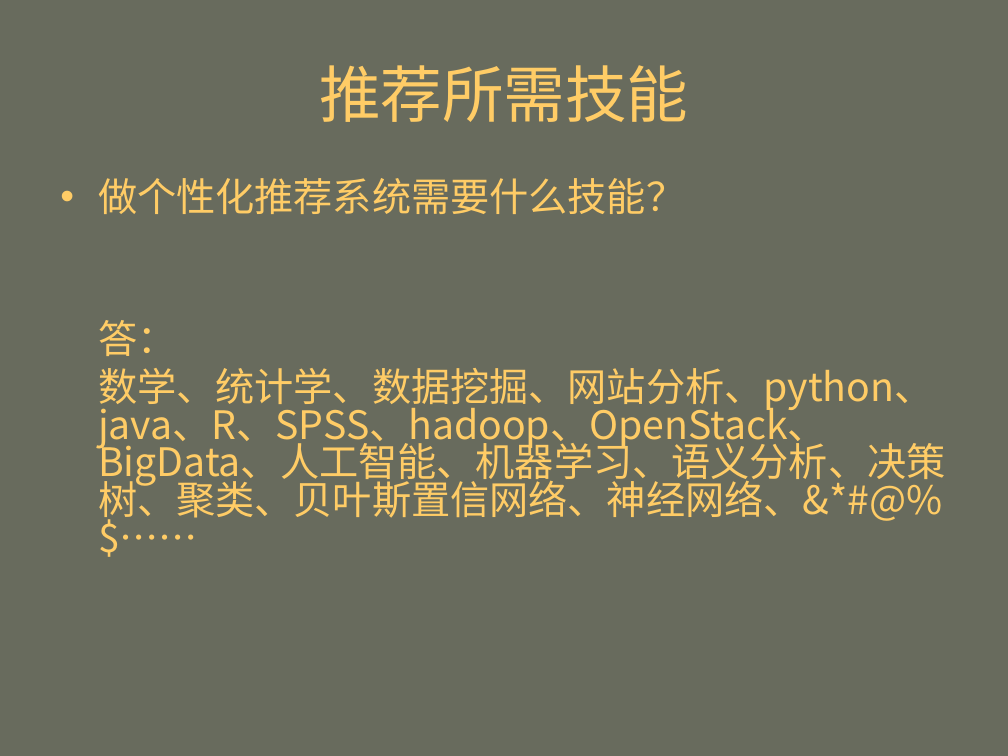
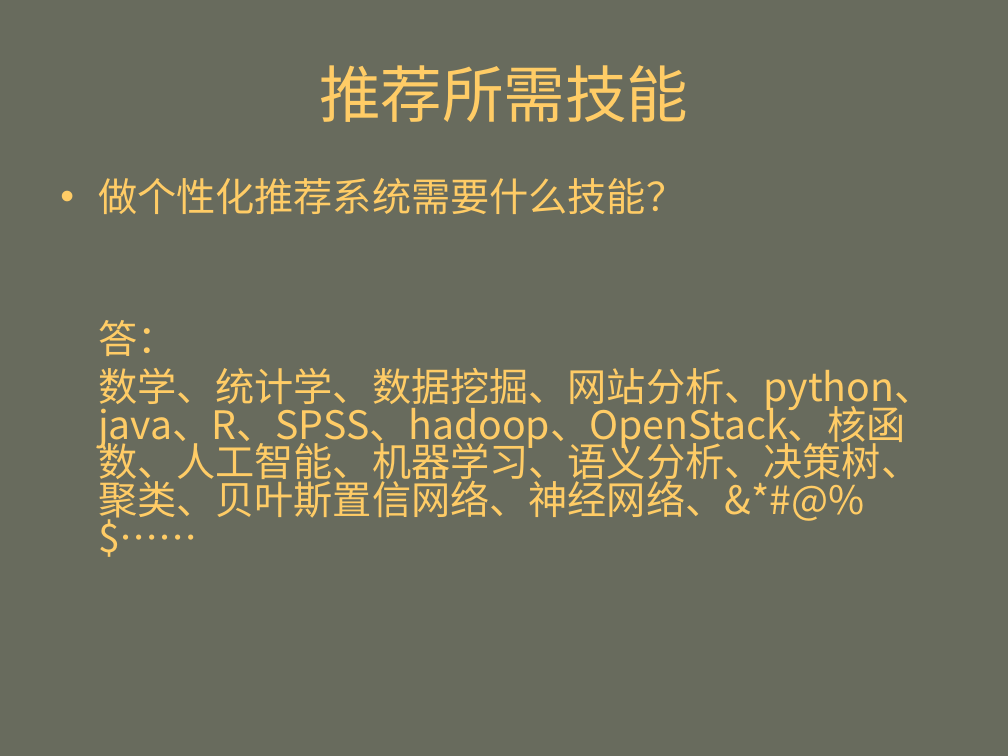
Before and after one commit to mahengyang/code, a slide deck: slide 8 of puffin/个性化推荐.ppt. Drawn at 1008x756 pixels with LibreOffice and Linux fonts; fonts in the diff are those of the drawing. Boxes give left, top, right and bottom in pixels: in the first picture for what was removed or moved away, otherwise in the second. Text is boxed around its words. In the diff, an @@ line names an element or a change of style, - is before the commit and + after.

```diff
--- a/puffin/个性化推荐.ppt
+++ b/puffin/个性化推荐.ppt
@@ text at (x1=98, y1=368, x2=933, y2=525): text changed @@
-• 数学、统计学、数据挖掘、网站分析、python、java、R、SPSS、hadoop、OpenStack、BigData、人工智能、机器学习、语义分析、决策树、聚类、贝叶斯置信网络、神经网络、&*#@%$……
+• 数学、统计学、数据挖掘、网站分析、python、java、R、SPSS、hadoop、OpenStack、核函数、人工智能、机器学习、语义分析、决策树、聚类、贝叶斯置信网络、神经网络、&*#@%$……
```
Also in this commit, not shown: 7 other slides changed, 3 slides added, 3 slides removed, 2 other files.
